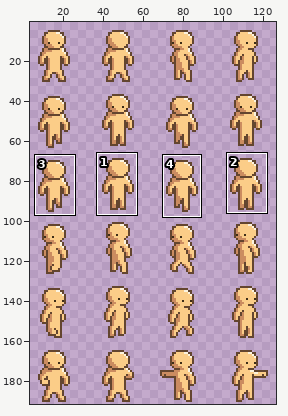
File history of a pixel-art file, Assets/Content/Races/human_light/human_light.ase. Above: a wide view before the commit, with the close-up outlined.
Close-up. First the earlier version:
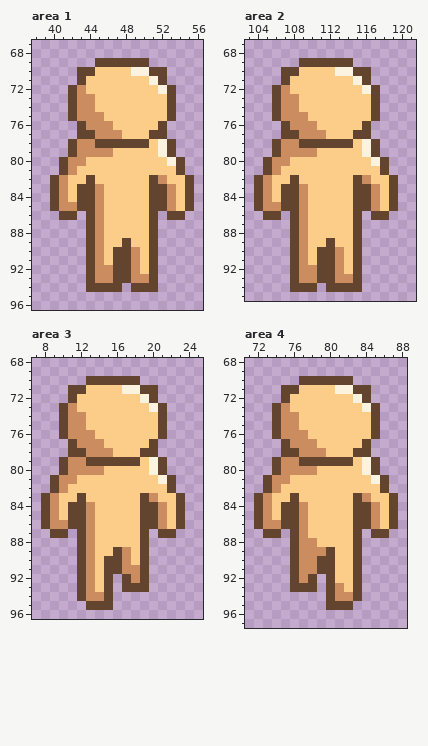
128x192 pixels, 1 frame. Colours within 5 levels of each other are drawn and written as one. Shown: area 1: x 38..56, y 67..96; area 2: x 103..121, y 67..95; area 3: x 7..25, y 68..96; area 4: x 71..88, y 68..97. The wide view leaves out empty margins. The commit also changed other parts of the picture, which this record leaves out.
New version:
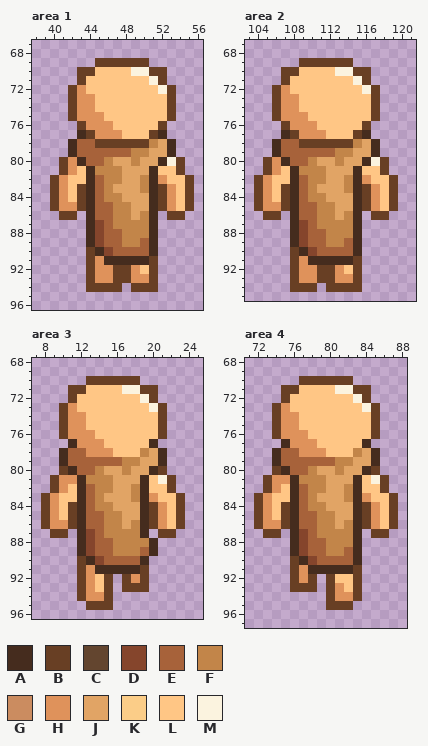
Palette (. is transparent): A #452c1e  B #683f24  C #63452f  D #85452c  E #a7623a  F #c28549  G #cb8c60  H #df925b  J #e1a465  K #fbcd88  L #ffc685  M #fbf3df
The edit:
layer "Duster" now shown
Changed rows in their new state; - is an unchanged pixel.
Area 1, layers "Duster", "Body":
first column x 40:
69 -----BBBBBB-----
70 ---BBLLLL--BB---
71 ---BLLLLLLL-B---
72 --BHLLLLLLLL-B--
73 --BHHLLLLLLLLB--
74 --BHHLLLLLLLLB--
75 --BHHHLLLLLLLB--
76 ---BHHHLLLLLB---
77 ---ABHHHLLLBA---
78 --AEEBBBBBBFJA--
79 --AEEEEEEFFJJA--
80 -BHAEEFJJFJJA-B-
81 -BHLAFFFJJJALLB-
82 BHLLAEFFJJFAHLLB
83 BHLBAEFJJJFABHLB
84 BHLBAEFFJJJABHLB
85 BHHBAEEFFJJABHLB
86 -BB-AEEFFJFA-BB-
87 ----ADEFFFFA----
88 ----ADEEFFFA----
89 ----ADEEFFEA----
90 ----BADEEEEA----
91 ----BHAAAAAB----
92 ----BHHBBHLB----
93 ----BHHBBHHB----
94 ----BBBB-BBB----
Area 2, layers "Duster", "Body":
first column x 104:
69 -----BBBBBB-----
70 ---BBLLLL--BB---
71 ---BLLLLLLL-B---
72 --BHLLLLLLLL-B--
73 --BHHLLLLLLLLB--
74 --BHHLLLLLLLLB--
75 --BHHHLLLLLLLB--
76 ---BHHHLLLLLB---
77 ---ABHHHLLLBA---
78 --AEEBBBBBBFJA--
79 --AEEEEEEFFJJA--
80 -BHAEEFJJFJJA-B-
81 -BHLAFFFJJJALLB-
82 BHLLAEFFJJFAHLLB
83 BHLBAEFJJJFABHLB
84 BHLBAEFFJJJABHLB
85 BHHBAEEFFJJABHLB
86 -BB-AEEFFJFA-BB-
87 ----ADEFFFFA----
88 ----ADEEFFFA----
89 ----ADEEFFEA----
90 ----BADEEEEA----
91 ----BHAAAAAB----
92 ----BHHBBHLB----
93 ----BHHBBHHB----
94 ----BBB-BBBB----
Area 3, layers "Duster", "Body":
first column x 8:
70 -----BBBBBB-----
71 ---BBLLLL--BB---
72 ---BLLLLLLL-B---
73 --BHLLLLLLLL-B--
74 --BHHLLLLLLLLB--
75 --BHHLLLLLLLLB--
76 --BHHHLLLLLLLB--
77 ---AHHHLLLLLA---
78 --AEEHHHLLLFJA--
79 --AEEEEEEFFJJA--
80 --BAEEFJJFJJAB--
81 -BHHAFFFJJJAL-B-
82 -BHLAEFFJJFALLB-
83 BHLLAEFJJJFAHLLB
84 BHLBAEFFJJJABHLB
85 BHLBAEEFFJJABHLB
86 BHHBAEEFFJFABHLB
87 -BB-ADEFFFFA-BB-
88 ----ADEEFFFFA---
89 ----ADEEFFFEA---
90 ----BADEEEEA----
91 ----BHAAAAAB----
92 ----BHLB-BHB----
93 ----BHLB-BBB----
94 ----BHHB--------
95 -----BBB--------
Area 4, layers "Duster", "Body":
first column x 72:
70 -----BBBBBB-----
71 ---BBLLLL--BB---
72 ---BLLLLLLL-B---
73 --BHLLLLLLLL-B--
74 --BHHLLLLLLLLB--
75 --BHHLLLLLLLLB--
76 --BHHHLLLLLLLB--
77 ---AHHHLLLLLA---
78 --AEEHHHLLLFJA--
79 --AEEEEEEFFJJA--
80 --BAEEFJJFJJAB--
81 -BHHAFFFJJJAL-B-
82 -BHLAEFFJJFALLB-
83 BHLLAEFJJJFAHLLB
84 BHLBAEFFJJJABHLB
85 BHLBAEEFFJJABHLB
86 BHHBAEEFFJFABHLB
87 -BB-ADEFFFFA-BB-
88 ----ADEEFFFA----
89 ----ADEEFFEA----
90 ----BADEEEEA----
91 ----BHAAAAAB----
92 ----BHB-BLLB----
93 ----BBB-BHLB----
94 --------BHHB----
95 --------BBB-----
Where, in picture pixels (left, top, right, bottom), the same in both close-ups:
changed: (50, 58, 194, 292)
changed: (254, 58, 398, 292)
changed: (41, 376, 185, 610)
changed: (254, 376, 398, 610)
